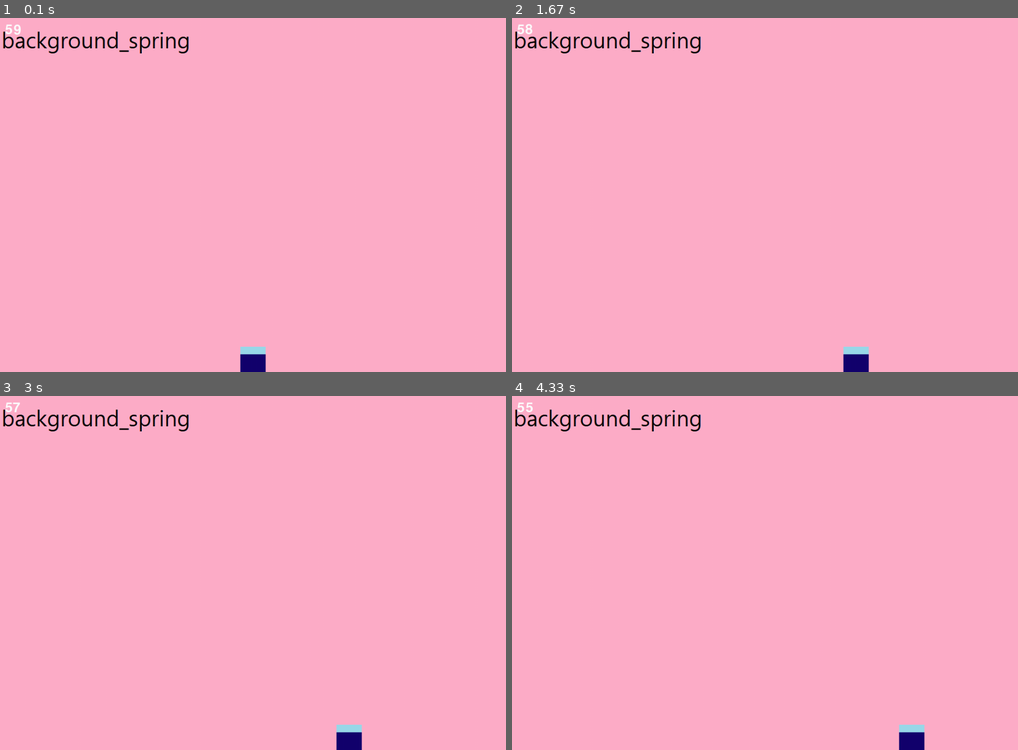
Above: before the commit, frames 1-4 (two rows, left to right).
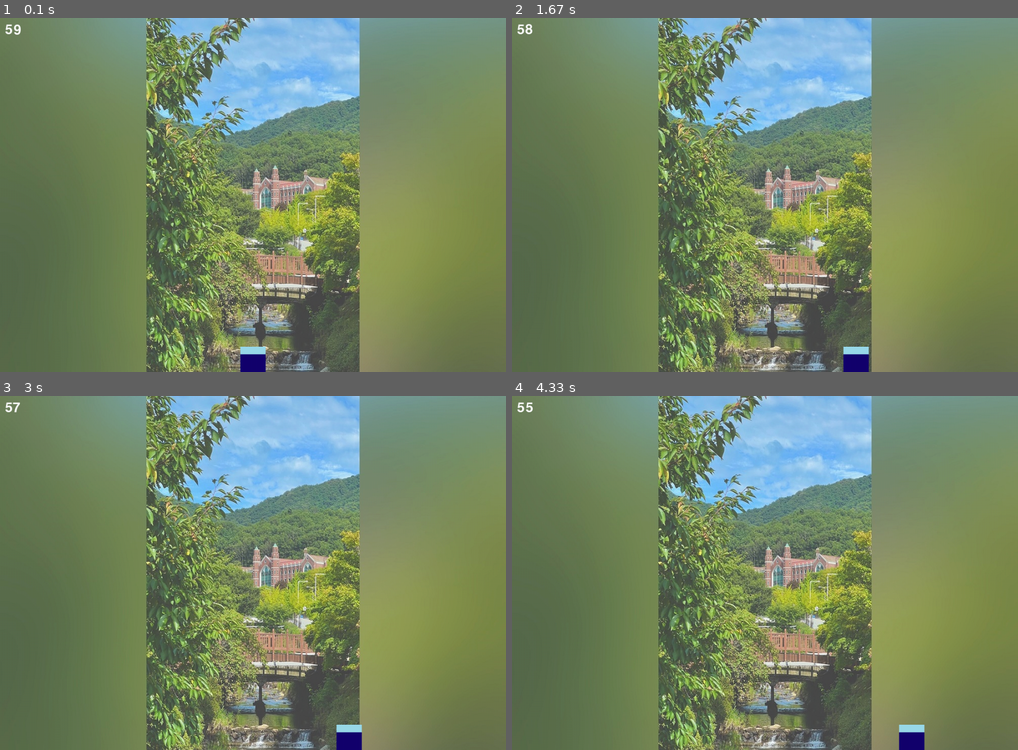
Above: after the commit, the same moments.

Repository: Burna0912/team_project
Game: pygame game, started from workspace/boo_pygame.py
Two runs of this game, one before a commit and one after it. Both use one fixed random seed, a clock stepped at 60 frames per second and the inputs below.
Inputs:
- Up to frame 1 (0.1 s): no input
- Up to frame 2 (1.67 s): hold Right 0.33-0.8 s; hold Right 0.83-1.3 s; hold Left from 1.33 s (still down)
- Up to frame 3 (3 s): release Left at 1.87 s; hold Left 1.9-2.3 s; hold Right 2.33-2.97 s
- Up to frame 4 (4.33 s): hold Left 3-3.47 s; hold Right 3.5-3.97 s; hold Right from 4 s (still down)

The runs differ from the first frame. In frame 1, 100% of the frame differs, in the area x 0-100%, y 0-100%; in frame 2, 100%; in frame 3, 100%; in frame 4, 100%.

Commit message:
fix some codes for new pics

Diff:
--- a/workspace/boo_pygame.py
+++ b/workspace/boo_pygame.py
@@ -17,11 +17,9 @@
 
 # 배경(봄, 여름, 가을, 겨울) 설정
 
-background_spring = pygame.image.load("./../resource/images/background_spring.png") #봄 배경
-background_summer = pygame.image.load("./../resource/images/background_summer.png") #여름 배경
-background_autumn = pygame.image.load("./../resource/images/background_autumn.png") #가을 배경
-background_winter = pygame.image.load("./../resource/images/background_winter.png") #겨울 배경
-GameOver = pygame.image.load("./../resource/images/game_over.png") #게임 오버  왜 경로 인식이 안되는지 모르겠음
+background_1 = pygame.image.load("./../resource/images/BACK1.png") #1학기 배경
+background_2 = pygame.image.load("./../resource/images/BACK2.png") #2학기 배경
+GameOver = pygame.image.load("./../resource/images/game_over.png") #게임 오버
 #파일경로 수정, 배경이미지 수정 요망
 
 # 캐릭터(봄, 여름, 가을, 겨울) 설정
@@ -95,24 +93,19 @@
 
     # 배경, 캐릭터 그리기 (봄, 여름, 가을, 겨울)
     # 60초를 4분할하여 각 15초마다 봄, 여름, 가을, 겨울 순으로 배경이 바뀜
-    if (total_time-elapsed_time) >45:
-        screen.blit(background_spring,(0,0))
-    elif (total_time-elapsed_time) >30:
-        screen.blit(background_summer,(0,0))
-    elif (total_time-elapsed_time) >15:
-        screen.blit(background_autumn,(0,0))
+
+    if (total_time-elapsed_time) >30:
+        screen.blit(background_1,(0,0))
     elif (total_time-elapsed_time) >0:
-        screen.blit(background_winter,(0,0))
+        screen.blit(background_2,(0,0))
     else:
-        screen.blit(GameOver,(0,0)) #남은 시간이 0 이하일 경우 게임 오버 화면이 나오도록 했지만 작동하지 않는다. 왜지?
-
-        #running = False
-        #남은 시간이 0일 경우 게임이 종료되도록 했지만 작동하지 않는다.
+        screen.blit(GameOver,(0,0))
 
     if(total_time-elapsed_time > 0): #게임이 종료되면 타이머가 안보이도록 설정
         screen.blit(timer, (10, 10))
     else:
         screen.blit(timer, (-100, -100))
+        BOO_y_position = 100000
 
     #부 위치 설정
     screen.blit(BOO, (BOO_x_position,BOO_y_position))
